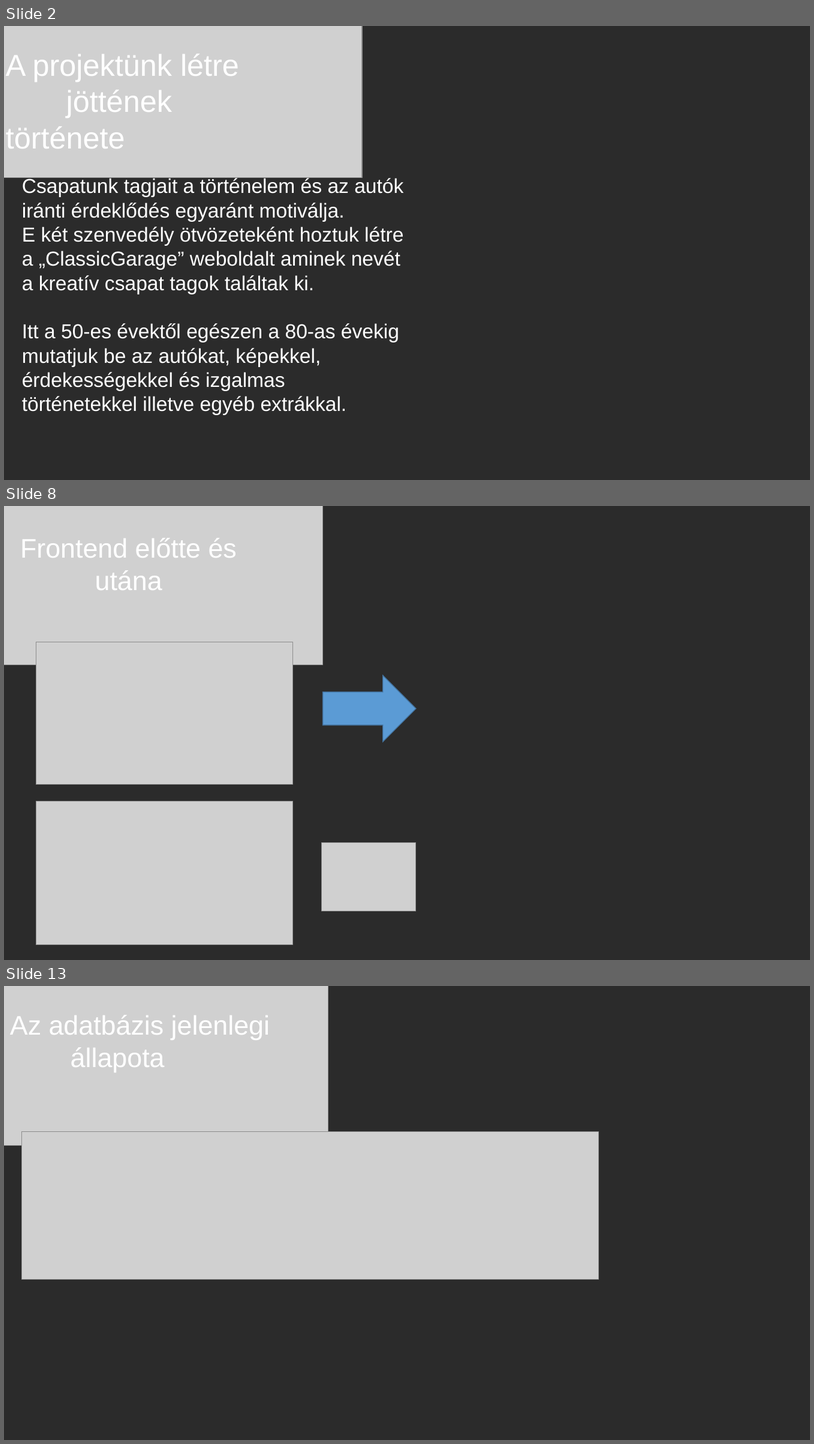
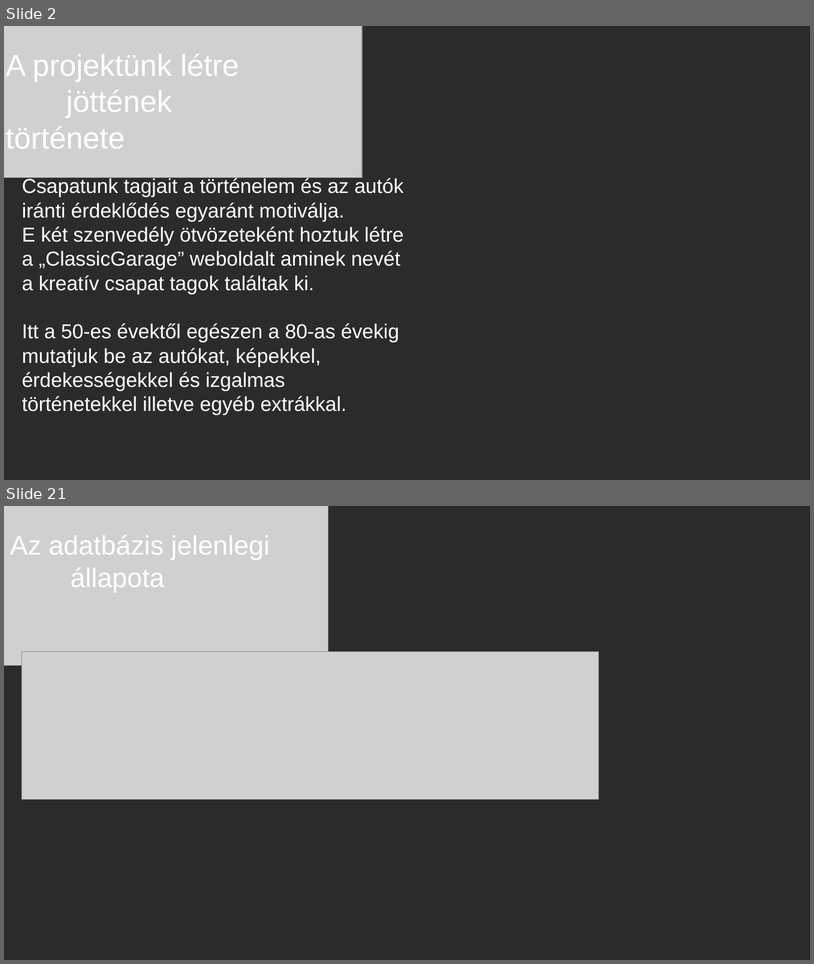
Before and after one commit to ponuzsr/vizsgaremek, a slide deck: Vizsgaremek_Ppt.pptx. Shown one above the other, each under a label of ours: slides 2, 8 and 13 before the commit, slides 2 and 21 after it; the slides between them are not shown. The pictures are 814x1444 and 814x964 pixels, drawn with LibreOffice and Linux fonts; fonts in the diff are those of the drawing; grey boxes stand for pictures; background and template pictures are left out; a plain dark background stands for a picture behind light text. Boxes give left, top, right and bottom in pixels: in the first picture for what was removed or moved away, otherwise in the second. Text is boxed around its words. In the diff, an @@ line names an element or a change of style, - is before the commit and + after.

```diff
--- a/Vizsgaremek_Ppt.pptx
+++ b/Vizsgaremek_Ppt.pptx
@@ slide 8 removed at <box>4,506,810,960</box>, background picture (left out) @@
@@ picture removed at <box>4,506,323,664</box> @@
@@ text removed at <box>20,538,237,590</box> @@
-Frontend előtte és utána
@@ picture removed at <box>36,642,293,784</box> @@
@@ right arrow removed at <box>323,675,416,742</box> @@
@@ picture removed at <box>36,801,293,945</box> @@
@@ picture removed at <box>322,843,417,911</box> @@
@@ what was slide 13 is now slide 21 @@
```
Also in this commit, not shown: 7 slides changed, 12 slides added, 6 other slides removed.
